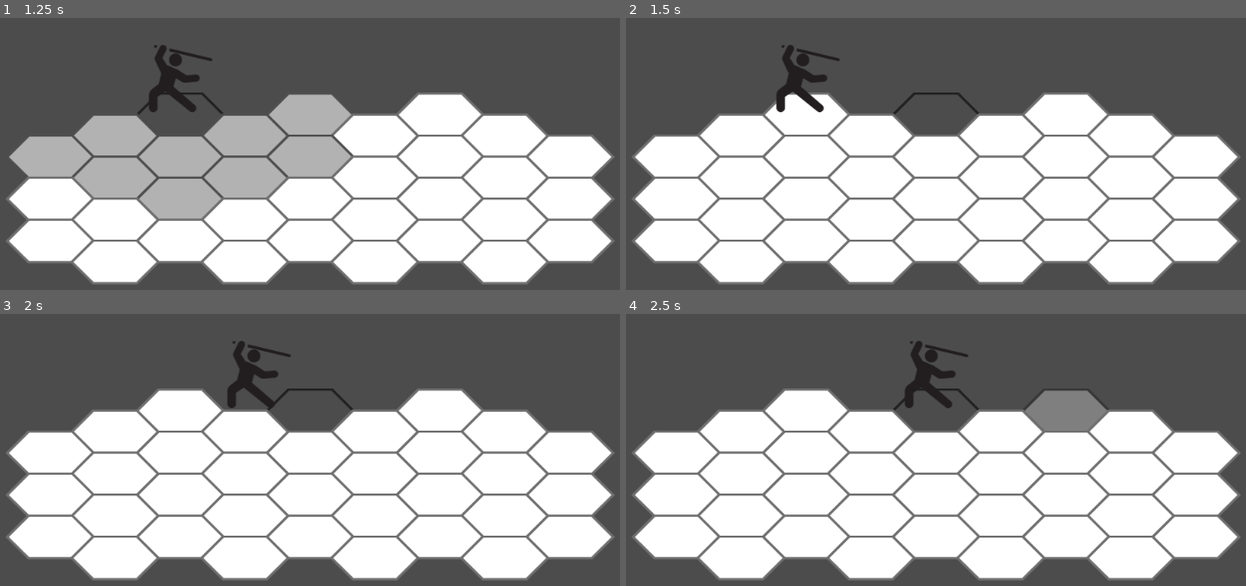
Above: before the commit, frames 1-4 (two rows, left to right).
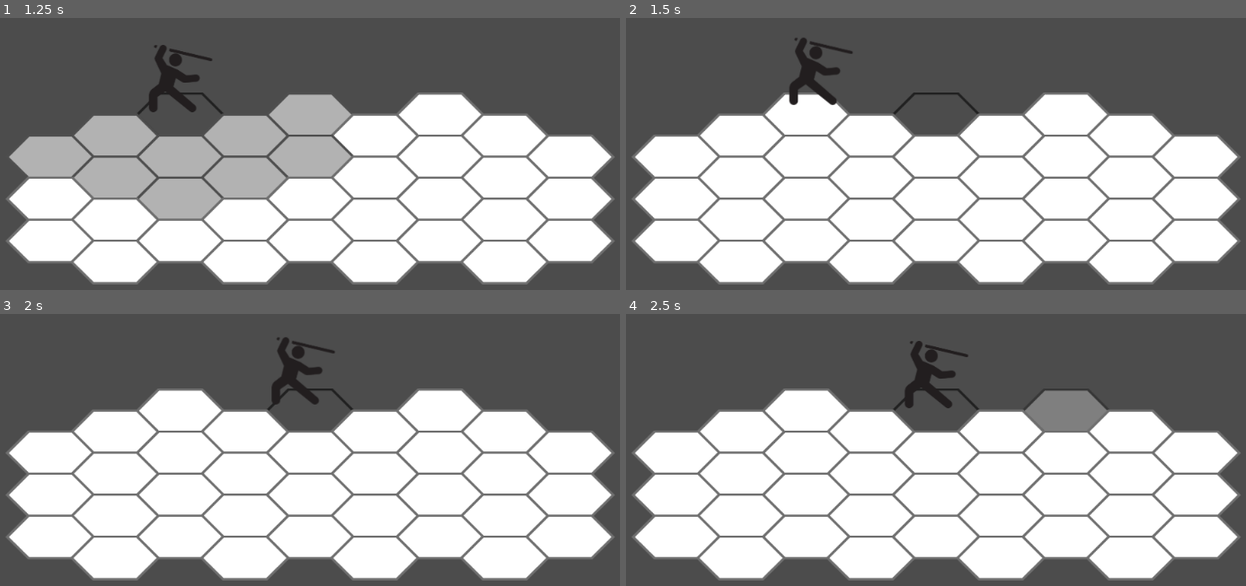
Above: after the commit, the same moments.

Repository: eduregis/hexachronos
Game: Godot game, scene res://View/Scenes/Scene1.tscn
Same seed, same stepped clock (60 frames per second), same inputs: the game is played once before the commit and once after it.
Inputs (mouse positions are in pixels of both pictures, inside the frame that each line leads up to):
- Up to frame 1 (1.25 s): tap Enter (ui_accept) at 0.5, 0.77 s; move the mouse to (179, 115) at 0.52 s; click (179, 115) at 0.67 s
- Up to frame 2 (1.5 s): tap Enter (ui_accept) at 1.25 s; move the mouse to (936, 115) at 1.27 s; click (936, 115) at 1.42 s
- Up to frame 3 (2 s): tap Enter (ui_accept) at 1.52 s
- Up to frame 4 (2.5 s): move the mouse to (1066, 411) at 2.02 s; click (1066, 411) at 2.17 s

Frame 1 is identical in both runs. In frame 2, 1.3% of the frame differs, in the area x 24-37%, y 7-35%; in frame 3, 1.7%, in the area x 36-55%, y 8-35%; in frame 4, nothing differs.

Commit message:
parable animation to movement

Diff:
--- a/Controller/Components/Character.gd
+++ b/Controller/Components/Character.gd
@@ -5,9 +5,23 @@
 export var team = ""
 
 func move_to(tile_position):
-	$Tween.interpolate_property(
-			self, "position", position , tile_position, 1,
-			Tween.TRANS_SINE, Tween.EASE_IN_OUT
+	var tween1 = get_node("Tween")
+	var tween2 = get_node("Tween")
+	tween1.interpolate_property(
+			self, "position:x", position.x , tile_position.x, 0.6,
+			Tween.TRANS_LINEAR, Tween.TRANS_LINEAR
 		)
-	$Tween.start()
+	tween1.start()
+	var yAnchor = position.y - 30
+	tween2.interpolate_property(
+			self, "position:y", position.y , yAnchor, 0.3,
+			Tween.TRANS_SINE, Tween.EASE_OUT
+		)
+	tween2.start()
+	yield(tween2, "tween_completed")
+	tween2.interpolate_property(
+			self, "position:y", yAnchor, tile_position.y, 0.3,
+			Tween.TRANS_SINE, Tween.EASE_IN
+		)
+	tween2.start()
 #	position = tile_position
